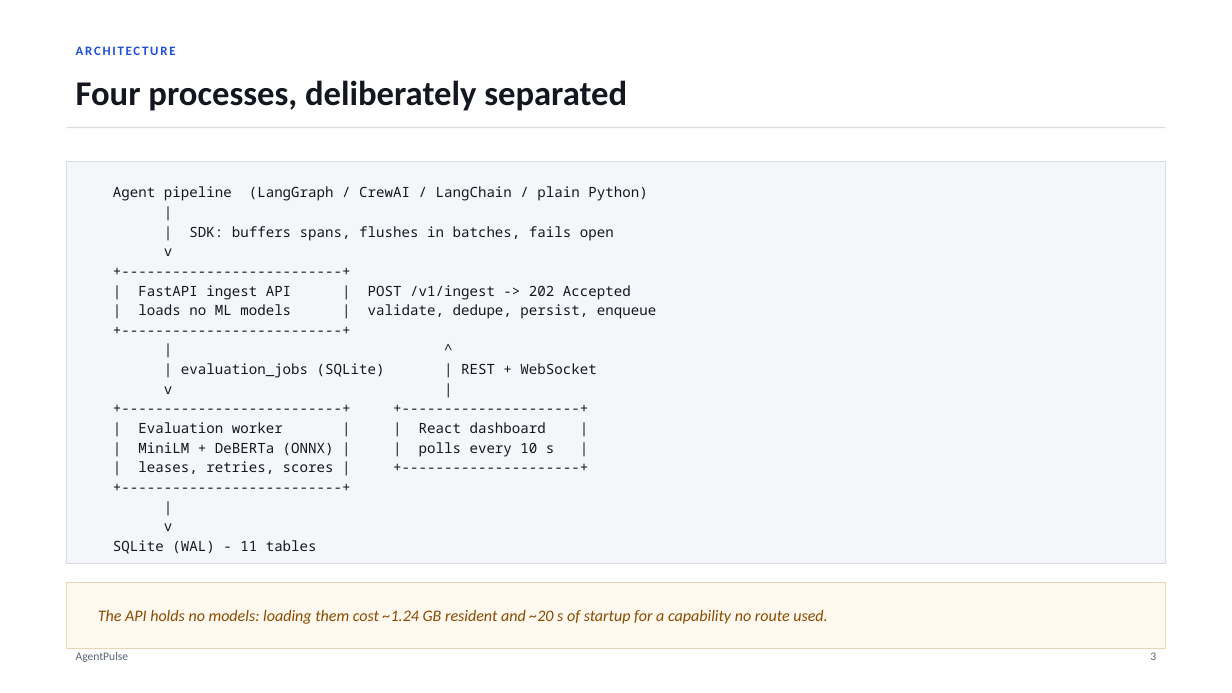
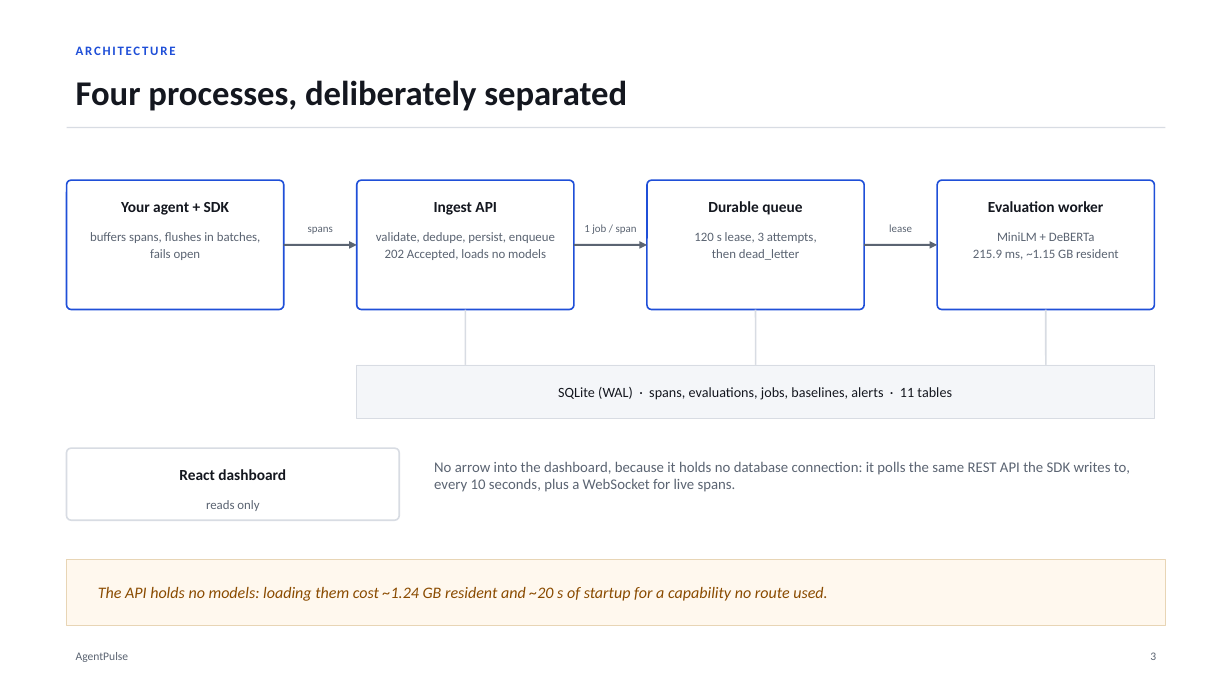
Before and after one commit to Soum-Code/agentpulse, a slide deck: slide 4 of presentation/AgentPulse_Project_Deck.pptx. Drawn at 1232x693 pixels with LibreOffice and Linux fonts; fonts in the diff are those of the drawing. Boxes give left, top, right and bottom in pixels: in the first picture for what was removed or moved away, otherwise in the second. Text is boxed around its words. In the diff, an @@ line names an element or a change of style, - is before the commit and + after.

```diff
--- a/presentation/AgentPulse_Project_Deck.pptx
+++ b/presentation/AgentPulse_Project_Deck.pptx
@@ rounded rectangle added at [67,180,284,310], fill #FFFFFF, outline #1F4FD8 1.25 pt @@
@@ text removed at [113,186,656,554] @@
-Agent pipeline (LangGraph / CrewAI / LangChain / plain Python)
-|
-| SDK: buffers spans, flushes in batches, fails open
-v
-+--------------------------+
-| FastAPI ingest API | POST /v1/ingest -> 202 Accepted
-| loads no ML models | validate, dedupe, persist, enqueue
-+--------------------------+
-| ^
-| evaluation_jobs (SQLite) | REST + WebSocket
-v |
-+--------------------------+ +---------------------+
-| Evaluation worker | | React dashboard |
-| MiniLM + DeBERTa (ONNX) | | polls every 10 s |
-| leases, retries, scores | +---------------------+
-+--------------------------+
-|
-v
-SQLite (WAL) - 11 tables
@@ text added at [121,202,229,215], 12 pt, text #14171F, bold @@
+Your agent + SDK
@@ rounded rectangle added at [357,180,574,310], fill #FFFFFF, outline #1F4FD8 1.25 pt @@
@@ text added at [434,202,497,215], 12 pt, text #14171F, bold @@
+Ingest API
@@ rounded rectangle added at [647,180,864,310], fill #FFFFFF, outline #1F4FD8 1.25 pt @@
@@ text added at [708,201,802,215], 12 pt, text #14171F, bold @@
+Durable queue
@@ rounded rectangle added at [937,180,1154,310], fill #FFFFFF, outline #1F4FD8 1.25 pt @@
@@ text added at [988,201,1103,212], 12 pt, text #14171F, bold @@
+Evaluation worker
@@ text added at [90,232,261,260], 10 pt, text #5B6472 @@
+buffers spans, flushes in batches, fails open
@@ text added at [308,227,333,234], 8.5 pt, text #5B6472 @@
+spans
@@ text added at [376,232,555,260], 10 pt, text #5B6472 @@
+validate, dedupe, persist, enqueue
+202 Accepted, loads no models
@@ text added at [584,224,637,234], 8.5 pt, text #5B6472 @@
+1 job / span
@@ text added at [694,232,817,260], 10 pt, text #5B6472 @@
+120 s lease, 3 attempts,
+then dead_letter
@@ text added at [889,224,912,232], 8.5 pt, text #5B6472 @@
+lease
@@ text added at [973,232,1119,260], 10 pt, text #5B6472 @@
+MiniLM + DeBERTa
+215.9 ms, ~1.15 GB resident
@@ arrow added from (284, 245) to (357, 245), #5B6472 1.5 pt @@
@@ arrow added from (574, 245) to (647, 245), #5B6472 1.5 pt @@
@@ arrow added from (864, 245) to (937, 245), #5B6472 1.5 pt @@
@@ line added from (466, 310) to (466, 365), #D8DCE3 1.25 pt @@
@@ line added from (756, 310) to (756, 365), #D8DCE3 1.25 pt @@
@@ line added from (1045, 310) to (1045, 365), #D8DCE3 1.25 pt @@
@@ rectangle: place and size @@
-rectangle at [67,162,1165,564]
+rectangle at [357,365,1154,419]
@@ text added at [558,387,952,400], 11 pt, text #14171F @@
+SQLite (WAL) · spans, evaluations, jobs, baselines, alerts · 11 tables
@@ rounded rectangle added at [67,448,399,520], fill #FFFFFF, outline #D8DCE3 1.25 pt @@
@@ text added at [179,469,286,480], 12 pt, text #14171F, bold @@
+React dashboard
@@ text added at [434,461,1130,492], 11.5 pt, text #5B6472 @@
+No arrow into the dashboard, because it holds no database connection: it polls the same REST API the SDK writes to, every 10 seconds, plus a WebSocket for live spans.
@@ text added at [206,500,259,511], 10 pt, text #5B6472 @@
+reads only
@@ rectangle: place and size @@
-rectangle at [67,582,1165,649]
+rectangle at [67,559,1165,626]
@@ text "The API holds no models: ...": place and size @@
-text "The API holds no models: ..." at [98,610,827,624]
+text "The API holds no models: ..." at [98,587,827,601]
```
Also in this commit, not shown: 13 other slides changed, 1 slide added, 1 other file.
